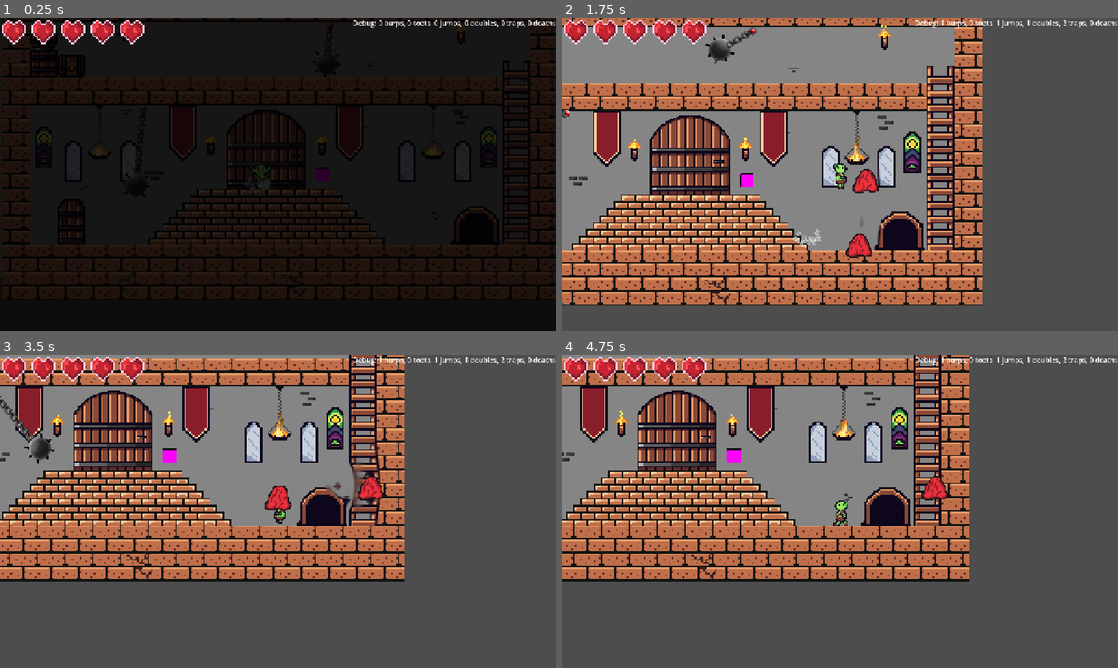
Above: before the commit, frames 1-4 (two rows, left to right).
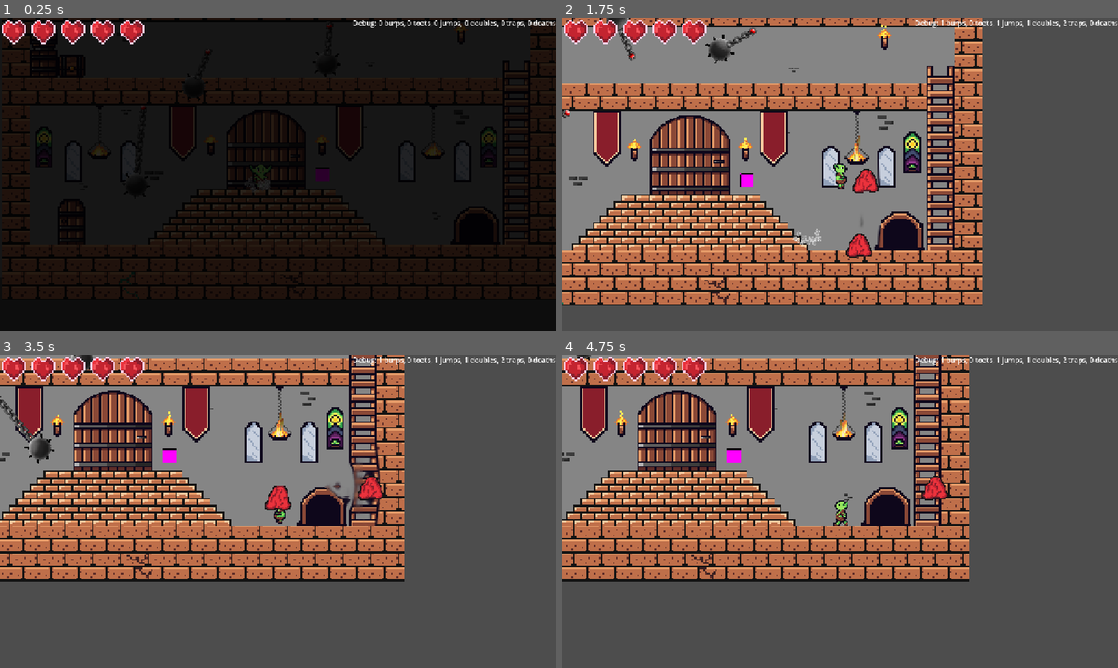
Above: after the commit, the same moments.

Repository: RealAmandaLive/OrcBurp
Game: Godot game, scene res://scenes/main.tscn
Same seed, same stepped clock (60 frames per second), same inputs: the game is played once before the commit and once after it.
Inputs (mouse positions are in pixels of both pictures, inside the frame that each line leads up to):
- Up to frame 1 (0.25 s): no input
- Up to frame 2 (1.75 s): tap Enter at 0.5 s; move the mouse to (962, 158) at 0.52 s; hold Right (right) from 0.53 s (still down); tap G (throw) at 0.6, 1.55 s; click (962, 158) at 0.67 s; tap Space (jump) at 0.77, 1.52 s; move the mouse to (728, 190) at 1.27 s; tap Shift (burp) at 1.35 s
- Up to frame 3 (3.5 s): move the mouse to (333, 442) at 2.02 s; release Right (right) at 2.03 s; hold Left (left) 2.03-2.78 s; hold W (climb) 2.03-2.78 s; tap G (throw) at 2.3, 3.05 s; move the mouse to (250, 574) at 2.77 s; hold Right (right) from 2.78 s (still down); tap E (interact) at 2.85 s; click (250, 574) at 2.92 s; tap Space (jump) at 3.02 s
- Up to frame 4 (4.75 s): move the mouse to (1006, 558) at 3.52 s; tap G (throw) at 3.6, 4.55 s; tap Space (jump) at 3.77, 4.52 s; move the mouse to (673, 464) at 4.27 s; release Right (right) at 4.28 s; hold Left (left) from 4.28 s (still down); tap Ctrl (toot) at 4.35 s

The runs differ from the first frame. In frame 1, 0.1% of the frame differs, in the area x 32-38%, y 19-27%; in frame 2, 0.2%, in the area x 8-14%, y 0-14%; in frame 3, less than 0.1%; in frame 4, less than 0.1%.

Commit message:
spinning hazards

Diff:
--- /dev/null
+++ b/orc-burp-godot/assets/Environment/spinning_hazard.gd
@@ -0,0 +1,6 @@
+extends Node2D
+
+@export var spin_degrees_per_second = 90.0
+
+func _process(delta: float) -> void:
+	rotation += deg_to_rad(spin_degrees_per_second) * delta
--- /dev/null
+++ b/orc-burp-godot/assets/Environment/spinning_hazard.tscn
@@ -0,0 +1,63 @@
+[gd_scene format=3 uid="uid://b1qx67dar5t4v"]
+
+[ext_resource type="Script" uid="uid://ct3erb2sm714j" path="res://assets/Environment/spinning_hazard.gd" id="1_fvrec"]
+[ext_resource type="Texture2D" uid="uid://uom3qshrs2cc" path="res://assets/Environment/swinging-hazard-short.png" id="2_c4x62"]
+[ext_resource type="Script" uid="uid://dpqs0jg1n4jy1" path="res://scripts/hazardous_area2D.gd" id="3_o5w7l"]
+[ext_resource type="AudioStream" uid="uid://dvcx2wlhnv52r" path="res://assets/Audio/throw-woosh-a.wav" id="4_imvic"]
+[ext_resource type="Texture2D" uid="uid://bpyyhgt1vf7sj" path="res://assets/Particles/dust-cloud.png" id="5_7y8s1"]
+
+[sub_resource type="CircleShape2D" id="CircleShape2D_kdu0b"]
+radius = 12.0
+
+[sub_resource type="Curve" id="Curve_mum2l"]
+_data = [Vector2(0, 0), 0.0, 1.4, 0, 0, Vector2(0.3, 1), 0.0, 0.0, 0, 0, Vector2(1, 0), 0.0, 0.0, 0, 0]
+point_count = 3
+metadata/_snap_enabled = true
+
+[sub_resource type="Gradient" id="Gradient_vpefe"]
+colors = PackedColorArray(1, 1, 1, 1, 1, 1, 1, 0)
+
+[node name="spinning_hazard" type="Node2D" unique_id=611701400]
+scale = Vector2(2, 2)
+script = ExtResource("1_fvrec")
+
+[node name="chain" type="Sprite2D" parent="." unique_id=615429626]
+position = Vector2(0, 28)
+texture = ExtResource("2_c4x62")
+
+[node name="Hazardous" type="Area2D" parent="chain" unique_id=1779552560]
+collision_layer = 2
+collision_mask = 2
+script = ExtResource("3_o5w7l")
+bumpPower = 2000
+
+[node name="CollisionShape2D" type="CollisionShape2D" parent="chain/Hazardous" unique_id=1498568153]
+position = Vector2(0, 16)
+shape = SubResource("CircleShape2D_kdu0b")
+debug_color = Color(0.9607843, 0, 0.52156866, 0)
+
+[node name="triggerSound" type="AudioStreamPlayer2D" parent="chain/Hazardous" unique_id=1927254497]
+position = Vector2(0, -28)
+stream = ExtResource("4_imvic")
+volume_db = -15.0
+
+[node name="triggerParticles" type="CPUParticles2D" parent="chain/Hazardous" unique_id=65571845]
+position = Vector2(0, 16)
+emitting = false
+amount = 16
+texture = ExtResource("5_7y8s1")
+lifetime = 0.5
+one_shot = true
+explosiveness = 1.0
+emission_shape = 3
+emission_rect_extents = Vector2(8, 1)
+direction = Vector2(0, -1)
+spread = 60.0
+gravity = Vector2(0, 500)
+initial_velocity_min = 50.0
+initial_velocity_max = 150.0
+angle_max = 360.0
+scale_amount_curve = SubResource("Curve_mum2l")
+color_ramp = SubResource("Gradient_vpefe")
+
+[connection signal="body_entered" from="chain/Hazardous" to="chain/Hazardous" method="_on_body_entered"]
--- a/orc-burp-godot/scenes/level1.tscn
+++ b/orc-burp-godot/scenes/level1.tscn
@@ -10,6 +10,7 @@
 [ext_resource type="PackedScene" uid="uid://dienwbqy3rey4" path="res://scenes/gridlock_trigger_tile.tscn" id="7_ejswk"]
 [ext_resource type="PackedScene" uid="uid://cw6ck1obb3s12" path="res://assets/Environment/swinging_hazard_long.tscn" id="9_conm7"]
 [ext_resource type="PackedScene" uid="uid://behk4qgqnf035" path="res://assets/Environment/swinging_hazard_short.tscn" id="10_d3jkd"]
+[ext_resource type="PackedScene" uid="uid://b1qx67dar5t4v" path="res://assets/Environment/spinning_hazard.tscn" id="11_u3awl"]
 
 [sub_resource type="RectangleShape2D" id="RectangleShape2D_m7ahb"]
 size = Vector2(57, 48)
@@ -90,3 +91,6 @@
 
 [node name="swinging_hazard_short" parent="." unique_id=2040382496 instance=ExtResource("10_d3jkd")]
 position = Vector2(759, 140)
+
+[node name="spinning_hazard" parent="." unique_id=988105865 instance=ExtResource("11_u3awl")]
+position = Vector2(480, 200)
Not shown, added: orc-burp-godot/assets/Environment/spinning_hazard.gd.uid
